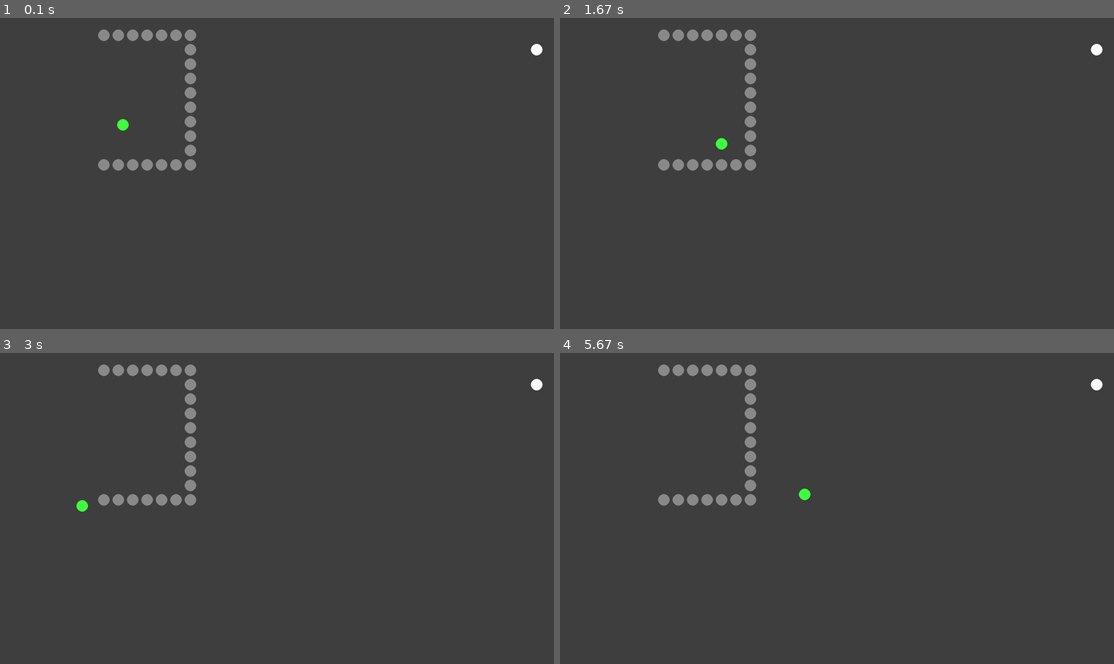
Above: before the commit, frames 1-4 (two rows, left to right).
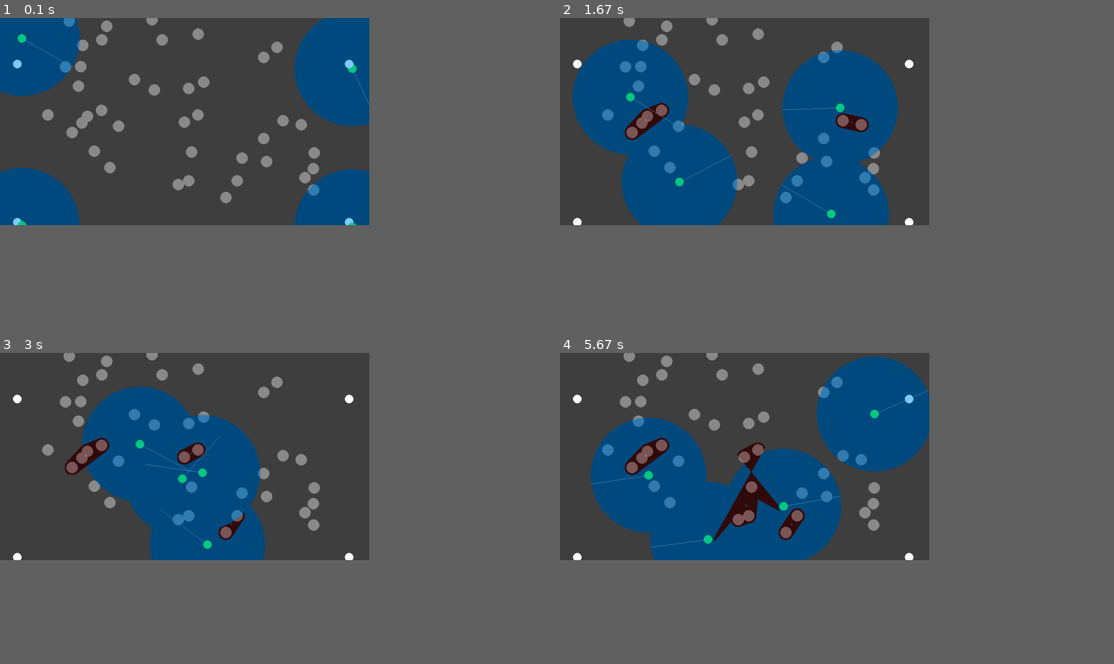
Above: after the commit, the same moments.

Repository: PierreSanson/Essaim_de_robots
Game: pygame game, started from code_2A/pygame/main.py
Same seed, same stepped clock (60 frames per second), same inputs: the game is played once before the commit and once after it.
Inputs:
- Up to frame 1 (0.1 s): no input
- Up to frame 2 (1.67 s): no input
- Up to frame 3 (3 s): no input
- Up to frame 4 (5.67 s): no input
The window is 900x506 before the commit and 600x337 after it. Grey fills any space a smaller window leaves; there, only what the larger window draws over its background counts as a difference.

The runs differ from the first frame. In frame 1, 15% of the frame differs, in the area x 0-98%, y 0-67%; in frame 2, 23%, in the area x 2-98%, y 0-67%; in frame 3, 15%; in frame 4, 22%.

Commit message:
small update

Diff:
--- a/code_2A/pygame/lidarBot.py
+++ b/code_2A/pygame/lidarBot.py
@@ -14,7 +14,7 @@
         self.radius = radius
         self.vel2D = np.asarray([0.1,0.1])
         self.objective = objective
-        self.radiusDetection = 300
+        self.radiusDetection = 200
         self.rotationSpeed = 2
         self.speed = 2
         self.groupObj = []
@@ -41,25 +41,20 @@
 
         # Uncomment for more details about the process !
 
-        # pygame.draw.circle(surface1, (0,150,255, 128), (self.x, self.y), self.radiusDetection)
+        pygame.draw.circle(surface1, (0,150,255, 128), (self.x, self.y), self.radiusDetection)
         if self.mode == "circle" :
             pygame.draw.circle(surface1, (255,0,255, 64), (self.barycenterGroupObj['x'], self.barycenterGroupObj['y']), self.groupObjRadius)
             pygame.draw.circle(surface1, (20,20,20, 64), (self.barycenterGroupObj['x'], self.barycenterGroupObj['y']), 4)
 
         pygame.draw.circle(win, (0,255,0), (self.x, self.y), self.radius)
         pygame.draw.circle(win, (255,255,255), (self.objective[0], self.objective[1]), self.radius)
-        # if np.linalg.norm(self.vel2D) !=0:
-        #     vel2DU = self.vel2D/np.linalg.norm(self.vel2D)
-        #     pygame.draw.line(win, (200,200,200), (self.x, self.y), (self.x + vel2DU[0]*self.radiusDetection, self.y + vel2DU[1]*self.radiusDetection))
-        # if self.mode == "polygon":
-        #     if self.convexHullObstacles is not None:
-        #         pygame.draw.polygon(surface1, (200,50,50, 64), self.groupPolygonPoints)
-        #         pygame.draw.circle(surface1, (200,200,200, 64), (self.barycenterGroupObj['x'], self.barycenterGroupObj['y']), 4)
-
-
-
-
-
+        if np.linalg.norm(self.vel2D) !=0:
+            vel2DU = self.vel2D/np.linalg.norm(self.vel2D)
+            pygame.draw.line(win, (200,200,200), (self.x, self.y), (self.x + vel2DU[0]*self.radiusDetection, self.y + vel2DU[1]*self.radiusDetection))
+        if self.mode == "polygon":
+            if self.convexHullObstacles is not None:
+                pygame.draw.polygon(surface1, (200,50,50, 64), self.groupPolygonPoints)
+                pygame.draw.circle(surface1, (200,200,200, 64), (self.barycenterGroupObj['x'], self.barycenterGroupObj['y']), 4)
 
 
     def move(self, win):
@@ -90,7 +85,7 @@
 
                     if (obj not in self.detectedObj):
                         self.detectedObj.append(obj)
-                    if distO <= min (self.radiusDetection, 50 + obj.radius*1.5 + self.radius):
+                    if distO <= 50 + obj.radius*1.5 + self.radius:
                         sols = circleLineInter(self, obj, self.vel2D)
                         if len(sols)>0:
                             if len(sols)>1:
@@ -212,7 +207,7 @@
             minObj = None
             for obj in collision:
                 dist = distObjDict(self, collision[obj])
-                angleCol = (signedAngle2Vects2(self.vel2D, np.array([obj.x - self.x, obj.y - self.y])))
+                angleCol = signedAngle2Vects2(self.vel2D, np.array([obj.x - self.x, obj.y - self.y]))
                 if init :
                     if abs(angleCol) <= np.pi/2:
                         checkedCollision.append(obj)
@@ -273,11 +268,11 @@
 
             if (len(self.groupObj)) > 0:
                 self.barycenterGroupObj = { 'x' : (1/len(self.groupObj))*np.sum(np.array([obj.x for obj in self.groupObj])), 'y' : (1/len(self.groupObj))*np.sum(np.array([obj.y for obj in self.groupObj]))}
-                self.groupObjRadius = 0
-                for obj in self.groupObj :
-                    dist = distObjDict(obj, self.barycenterGroupObj) + obj.radius + self.radius + self.margin*(1 + self.rotationSpeed/10)
-                    if dist > self.groupObjRadius:
-                        self.groupObjRadius = dist
+                # self.groupObjRadius = 0
+                # for obj in self.groupObj :
+                #     dist = distObjDict(obj, self.barycenterGroupObj) + obj.radius + self.radius + self.margin*(1 + self.rotationSpeed/10)
+                #     if dist > self.groupObjRadius:
+                #         self.groupObjRadius = dist
                 self.convexHullObstacles = ConvexHull(self.groupObjPoints)
                 if self.convexHullObstacles is not None:
                     self.groupPolygonPoints = [self.groupObjPoints[i] for i in list(self.convexHullObstacles.vertices)[:]]
--- a/code_2A/pygame/main.py
+++ b/code_2A/pygame/main.py
@@ -6,8 +6,8 @@
 
 pygame.init()
 
-winWidth = 1920
-winHeight = 1080
+winWidth = 1280
+winHeight = 720
 win = pygame.display.set_mode((winWidth,winHeight))
 surface1 = pygame.Surface((winWidth,winHeight),  pygame.SRCALPHA)
 
@@ -18,7 +18,7 @@
 
 x = 60
 y = 60
-radius = 20
+radius = 15
 vel = 5*(60/hz)
 
 
@@ -38,12 +38,12 @@
 def demos(nb = 1):
 
     if nb == 1 :
-        lidarBots = [lb.LidarBot(x, y + i*100 , radius, room, [x + 1850, y + i*50], randomObjective = True, randomInterval =10) for i in range(10)]
+        lidarBots = [lb.LidarBot(x, y + i*100 , radius, room, [x + 1150, y + i*50], randomObjective = True, randomInterval =10) for i in range(10)]
 
         room.addObjects(lidarBots)
 
     elif nb == 2 :
-        lidarBots = [lb.LidarBot(x+350, y +300 + i*50 , radius, room, [x + 1800, y + 50 + i*50], randomObjective = False) for i in range(1)]
+        lidarBots = [lb.LidarBot(x+350, y +300 + i*50 , radius, room, [x + 1100, y + 50 + i*50], randomObjective = False) for i in range(1)]
         obstacles = [lb.Obstacle(x+ 300 +50*i , y , 20, room) for i in range(6)]
         obstacles2 = [lb.Obstacle(x+ 300 +50*i , y+450 , 20, room) for i in range(6)]
         obstacles3 = [lb.Obstacle(x+ 600 , y+i*50, 20, room) for i in range(10)]
@@ -51,25 +51,27 @@
         room.addObjects(lidarBots + obstacles + obstacles2 + obstacles3)
 
     elif nb == 3 :
-        lidarBot = lb.LidarBot(x, y , radius, room, [x + 1850, y+950])
-        lidarBot2 = lb.LidarBot(x+1850, y +950, radius, room, [x, y+100])
-        lidarBot3 = lb.LidarBot(x+1850, y +100, radius, room, [x, y+950])
-        lidarBot4 = lb.LidarBot(x, y +950, radius, room, [x + 1850, y+100])
+        lidarBot = lb.LidarBot(x, y , radius, room, [x + 1150, y+650])
+        lidarBot2 = lb.LidarBot(x+1150, y +650, radius, room, [x, y+100])
+        lidarBot3 = lb.LidarBot(x+1150, y +100, radius, room, [x, y+650])
+        lidarBot4 = lb.LidarBot(x, y +650, radius, room, [x + 1150, y+100])
         lidarBots = [lidarBot, lidarBot2, lidarBot3, lidarBot4]
-        obstacles = [lb.Obstacle(random.randrange(150, 1800) , random.randrange(0, 1050), 30, room) for i in range(50)]
+        obstacles = [lb.Obstacle(random.randrange(150, 1100) , random.randrange(0, 650), 20, room) for i in range(40)]
         room.addObjects(lidarBots + obstacles)
 
     elif nb == 4 :
-        lidarBots = [lb.LidarBot(x, y + i*100 , radius, room, [random.randrange(150, 1800),random.randrange(0, 1050)], randomObjective = True, randomInterval = 10) for i in range(5)]
+        lidarBots = [lb.LidarBot(x, y + i*100 , radius, room, [random.randrange(150, 1100),random.randrange(0, 650)], randomObjective = True, randomInterval = 10) for i in range(5)]
         obstacles = [lb.Obstacle(x + 300, y + 300, 50, room, movable = True) for i in range(1)]
 
         room.addObjects(lidarBots + obstacles)
 
     elif nb == 5 :
-        lidarBots = [lb.LidarBot(x, y, radius, room, [x+1500,y])]
-        obstacles = [lb.Obstacle(x + 200 + i*50, y, 20, room) for i in range(15)]
+        lidarBots = [lb.LidarBot(x, y + 50, radius, room, [x+1100,y])]
+        obstacles = [lb.Obstacle(x + 200 + i*50, y, 20, room) for i in range(10)]
+        obstacles2 = [lb.Obstacle(x + 200 + i*50, y+50, 20, room) for i in range(10)]
+        obstacles3 = [lb.Obstacle(x + 200 + i*50, y+100, 20, room) for i in range(10)]
 
-        room.addObjects(lidarBots + obstacles)
+        room.addObjects(lidarBots + obstacles + obstacles2+ obstacles3)
 
 
 
@@ -85,7 +87,7 @@
 
 
 if __name__ == "__main__":
-    demos(2)
+    demos(3)
 
     run = True
     while run:
--- a/code_2A/pygame/utilities.py
+++ b/code_2A/pygame/utilities.py
@@ -122,9 +122,9 @@
 
         if np.linalg.norm(vectP)<= lineEmitter.radius + 5.5 and np.linalg.norm(vectP2) <= lenLine and (np.dot(vectLine, vectP2) >= 0) :
             if abs(angleCheck)<=np.pi/2:
-                # if win != None :
-                #     pygame.draw.line(win, (255,0,255), (lineEmitter.x, lineEmitter.y), (lineEmitter.x + vectP[0], lineEmitter.y + vectP[1]), 3)
-                #     pygame.draw.line(win, (255,0,255), (lineEmitter.x, lineEmitter.y), (barycenterPolygon['x'], barycenterPolygon['y']+ vectP[1]), 3)
+                if win != None :
+                    pygame.draw.line(win, (255,0,255), (lineEmitter.x, lineEmitter.y), (lineEmitter.x + vectP[0], lineEmitter.y + vectP[1]), 3)
+                    pygame.draw.line(win, (255,0,255), (lineEmitter.x, lineEmitter.y), (barycenterPolygon['x'], barycenterPolygon['y']+ vectP[1]), 3)
                 angleP = signedAngle2Vects2(vectP, vectLine)
                 if angleP >= 0:
                     return ['indirect']
